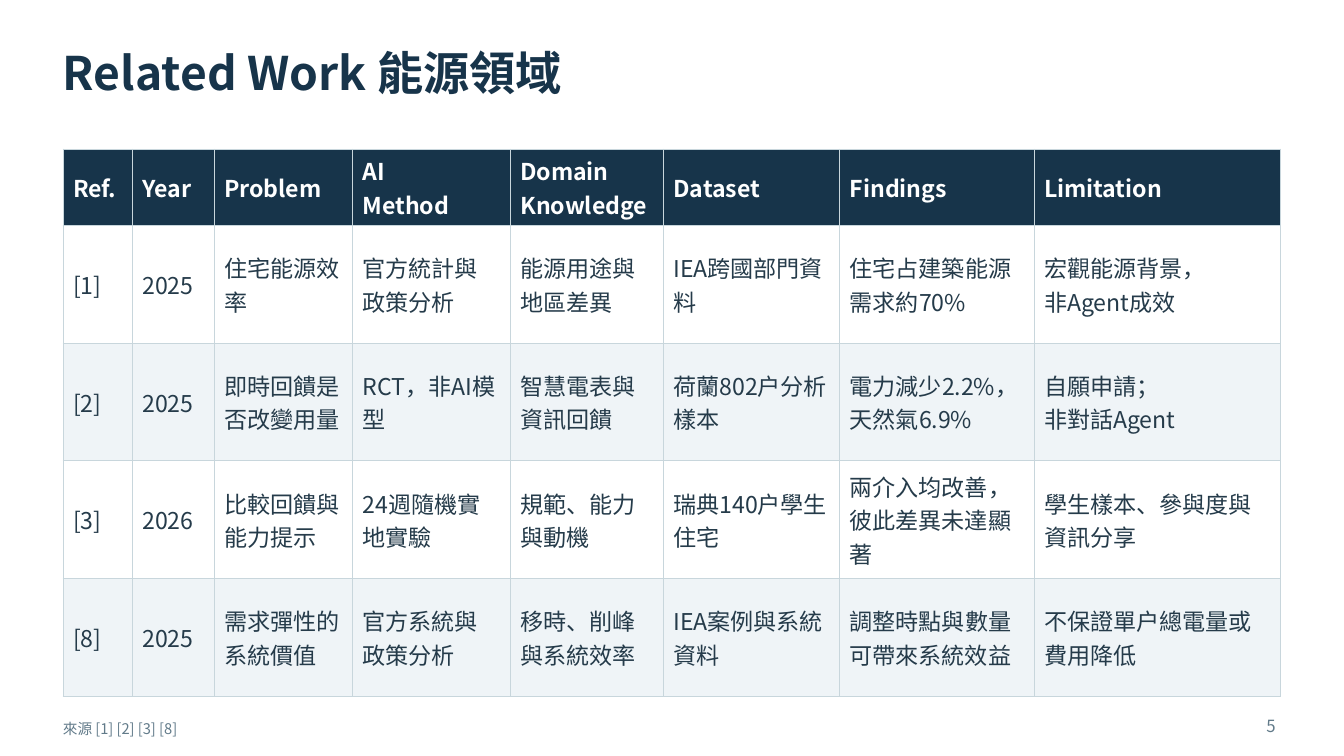
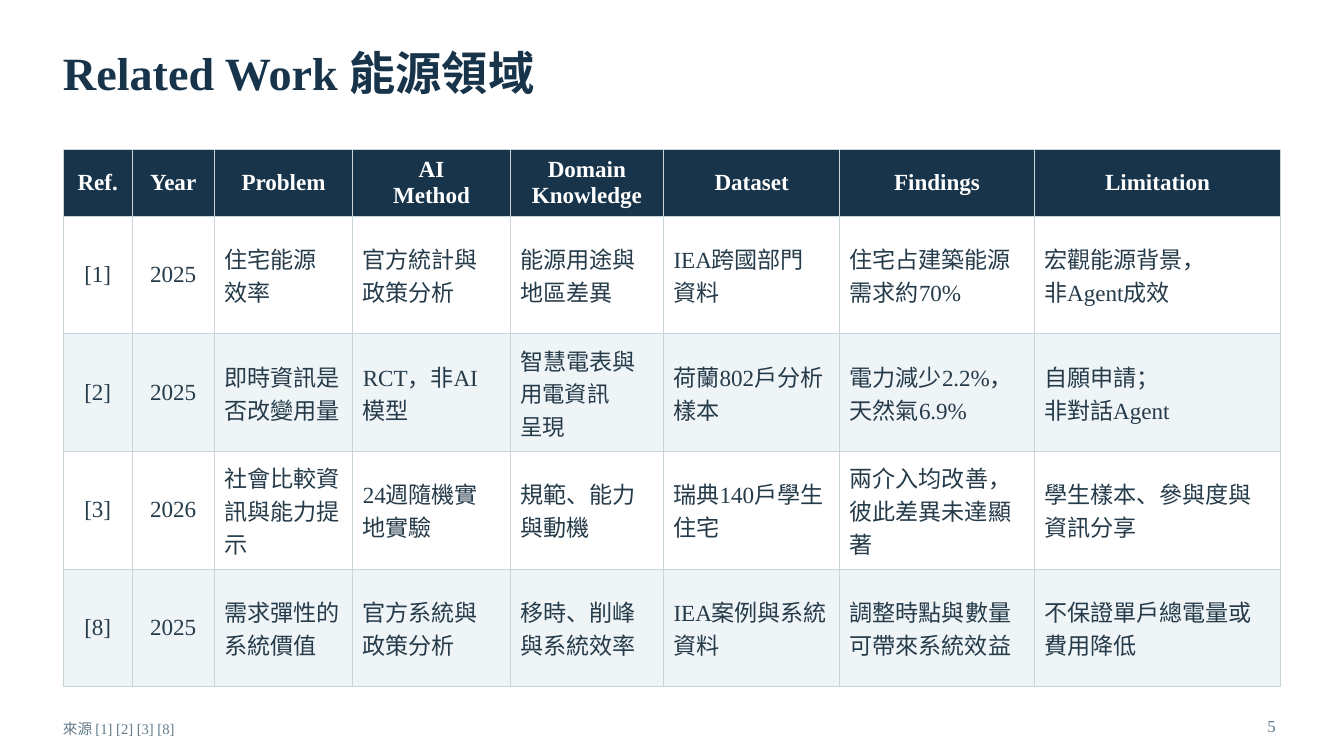
Before and after one commit to lun-09-15/AIoT_Final_Proj, a slide deck: slide 5 of deliverables/Energy_Detective_Proposal.pptx. Drawn at 1344x756 pixels with LibreOffice and Linux fonts; fonts in the diff are those of the drawing. Boxes give left, top, right and bottom in pixels: in the first picture for what was removed or moved away, otherwise in the second. Text is boxed around its words. In the diff, an @@ line names an element or a change of style, - is before the commit and + after.

```diff
--- a/deliverables/Energy_Detective_Proposal.pptx
+++ b/deliverables/Energy_Detective_Proposal.pptx
@@ table at (x1=63, y1=149, x2=1281, y2=687) @@
-row 2, column 3: 住宅能源效率
+row 2, column 3: 住宅能源 / 效率
-row 2, column 6: IEA跨國部門資料
+row 2, column 6: IEA跨國部門 / 資料
-row 3, column 3: 即時回饋是否改變用量
+row 3, column 3: 即時資訊是否改變用量
-row 3, column 5: 智慧電表與資訊回饋
+row 3, column 5: 智慧電表與用電資訊 / 呈現
-row 4, column 3: 比較回饋與能力提示
+row 4, column 3: 社會比較資訊與能力提示
@@ font Noto Sans CJK TC to Times New Roman in "Ref.", "Year", "Problem", "AI" and 35 more places @@
@@ alignment left to centre @@
@@ font Noto Sans CJK TC to Times New Roman in 3 elements at (x1=63, y1=50, x2=535, y2=94), (x1=63, y1=722, x2=174, y2=736), (x1=1267, y1=721, x2=1275, y2=732) @@
```
Also in this commit, not shown: 18 other slides changed, 14 other files.
